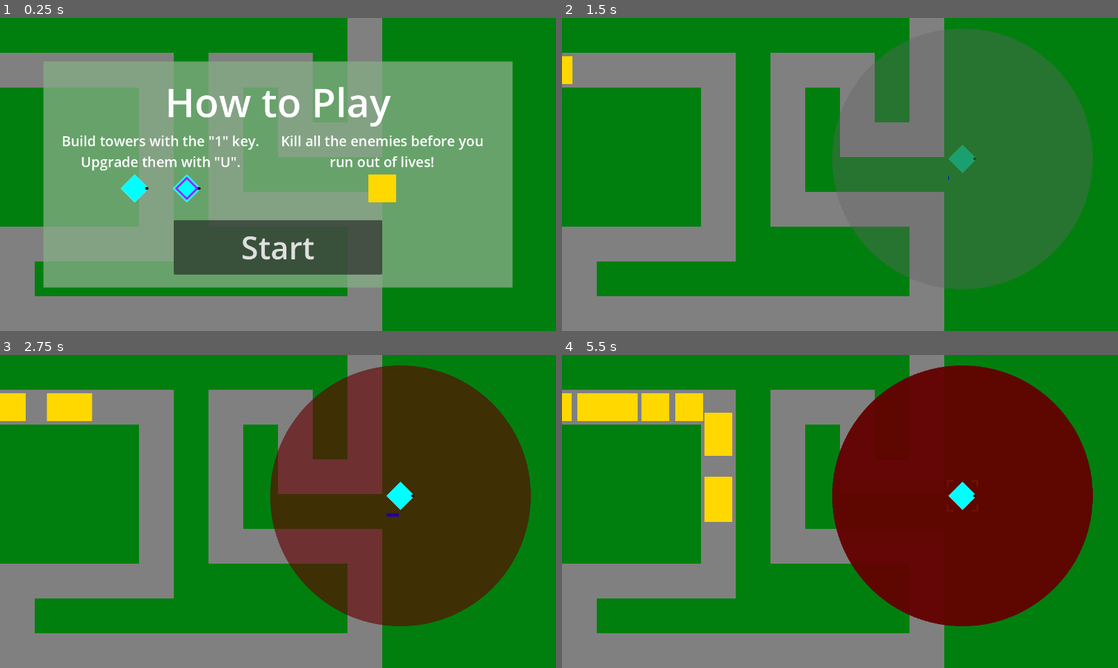
Above: before the commit, frames 1-4 (two rows, left to right).
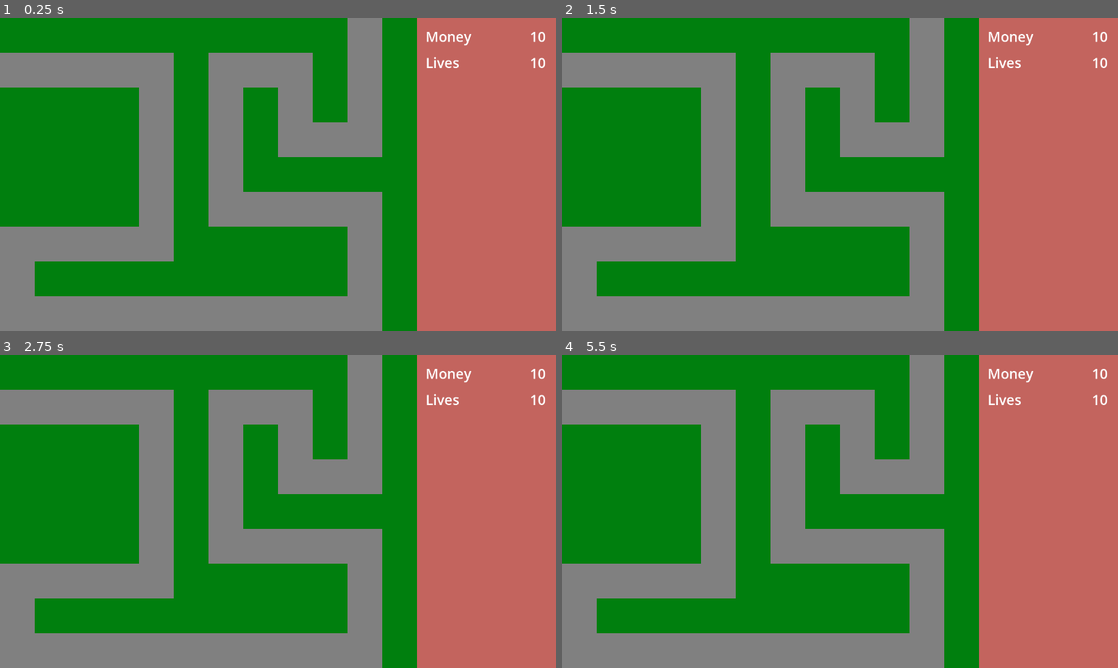
Above: after the commit, the same moments.

Repository: phrasmotica/godot-tower-defence
Game: Godot game, scene res://scenes/game.tscn
The game is run twice, just before and just after one commit, with the same random seed, the same clock (stepped at 60 frames per second) and the same inputs.
Inputs (mouse positions are in pixels of both pictures, inside the frame that each line leads up to):
- Up to frame 1 (0.25 s): no input
- Up to frame 2 (1.5 s): click (840, 246) at 0.5 s, where only the run before the commit has a clickable "Start"; tap Enter (ui_accept) at 1.25 s; move the mouse to (962, 158) at 1.27 s; hold U (tower_upgrade) from 1.28 s (still down); tap 1 (tower_1) at 1.35 s; click (962, 158) at 1.42 s
- Up to frame 3 (2.75 s): tap Enter (ui_accept) at 1.52, 2.27 s; move the mouse to (400, 495) at 2.02 s; release U (tower_upgrade) at 2.03 s; tap 1 (tower_1) at 2.1 s; click (400, 495) at 2.17 s
- Up to frame 4 (5.5 s): hold U (tower_upgrade) 2.78-4.28 s; tap 1 (tower_1) every 0.75 s from 2.85 to 5.1 s; click (962, 495) at 2.92 s; click (962, 495) at 3.67 s; tap Enter (ui_accept) at 3.77, 4.52, 5.27 s; click (962, 495) at 4.42 s; click (962, 495) at 5.17 s

The runs differ from the first frame. In frame 1, 74% of the frame differs, in the area x 7-100%, y 0-100%; in frame 2, 35%; in frame 3, 44%; in frame 4, 46%.

Commit message:
Create game UI scene and add it to game scene

Diff:
--- a/scenes/game.tscn
+++ b/scenes/game.tscn
@@ -10,6 +10,7 @@
 [ext_resource type="Script" path="res://scripts/tower_manager.gd" id="5_rtba5"]
 [ext_resource type="PackedScene" uid="uid://bfpflw4sl38vd" path="res://scenes/game_over.tscn" id="9_2ng1j"]
 [ext_resource type="PackedScene" uid="uid://c4jpggyrn7oc2" path="res://scenes/start_game.tscn" id="9_sjprc"]
+[ext_resource type="PackedScene" uid="uid://drho24vtc7gs3" path="res://scenes/game_ui.tscn" id="10_gkcsa"]
 
 [sub_resource type="TileSetAtlasSource" id="TileSetAtlasSource_onciy"]
 texture = ExtResource("4_w3iny")
@@ -202,6 +203,11 @@
 [node name="UICanvas" type="CanvasLayer" parent="."]
 
 [node name="StartGame" parent="UICanvas" instance=ExtResource("9_sjprc")]
+visible = false
+
+[node name="GameUI" parent="UICanvas" instance=ExtResource("10_gkcsa")]
+offset_left = 960.0
+offset_right = 1280.0
 
 [node name="GameOver" parent="UICanvas" instance=ExtResource("9_2ng1j")]
 visible = false
--- /dev/null
+++ b/scenes/game_ui.tscn
@@ -0,0 +1,51 @@
+[gd_scene format=3 uid="uid://drho24vtc7gs3"]
+
+[node name="GameUI" type="Control"]
+layout_mode = 3
+anchors_preset = 0
+offset_right = 320.0
+offset_bottom = 720.0
+
+[node name="ColorRect" type="ColorRect" parent="."]
+layout_mode = 1
+anchors_preset = 15
+anchor_right = 1.0
+anchor_bottom = 1.0
+grow_horizontal = 2
+grow_vertical = 2
+color = Color(0.762811, 0.392048, 0.370711, 1)
+
+[node name="MoneyLabel" type="Label" parent="ColorRect"]
+layout_mode = 0
+offset_left = 20.0
+offset_top = 20.0
+offset_right = 125.0
+offset_bottom = 65.0
+theme_override_font_sizes/font_size = 32
+text = "Money"
+
+[node name="Amount" type="Label" parent="ColorRect/MoneyLabel"]
+layout_mode = 0
+offset_left = 240.0
+offset_right = 280.0
+offset_bottom = 45.0
+theme_override_font_sizes/font_size = 32
+text = "10"
+
+[node name="LivesLabel" type="Label" parent="ColorRect"]
+layout_mode = 0
+offset_left = 20.0
+offset_top = 80.0
+offset_right = 125.0
+offset_bottom = 125.0
+theme_override_font_sizes/font_size = 32
+text = "Lives
+"
+
+[node name="Amount" type="Label" parent="ColorRect/LivesLabel"]
+layout_mode = 0
+offset_left = 240.0
+offset_right = 280.0
+offset_bottom = 45.0
+theme_override_font_sizes/font_size = 32
+text = "10"
Not shown: 1 places in scenes/game.tscn that only renumber resources
